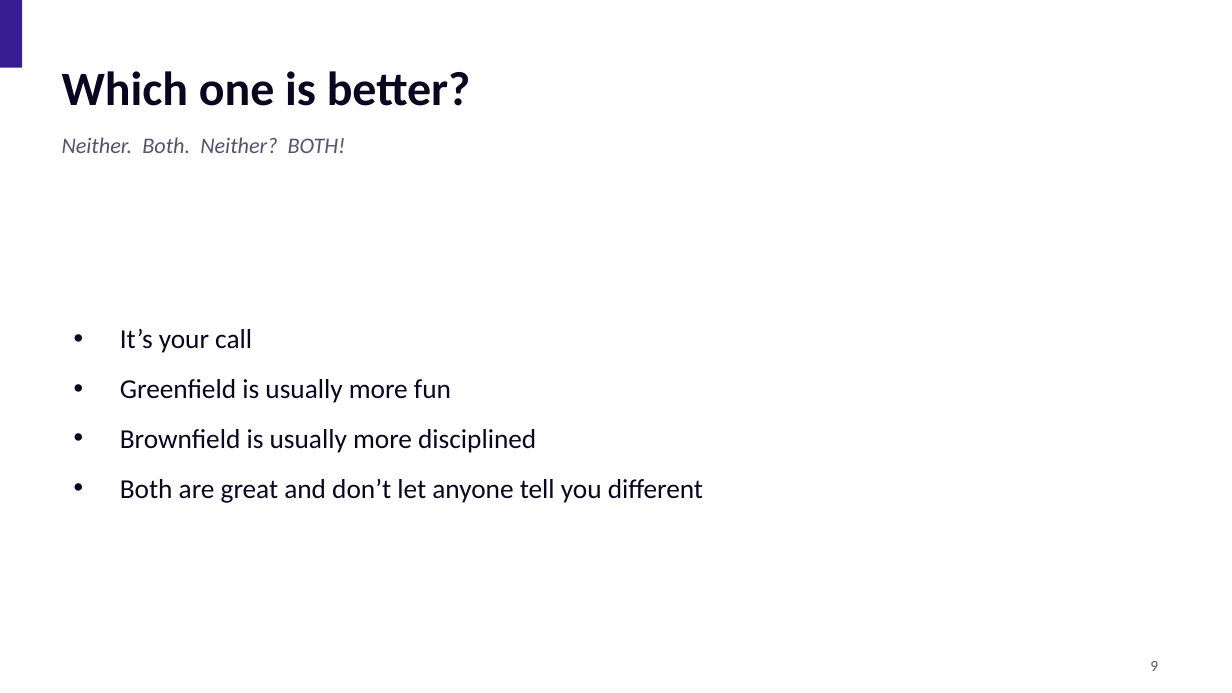
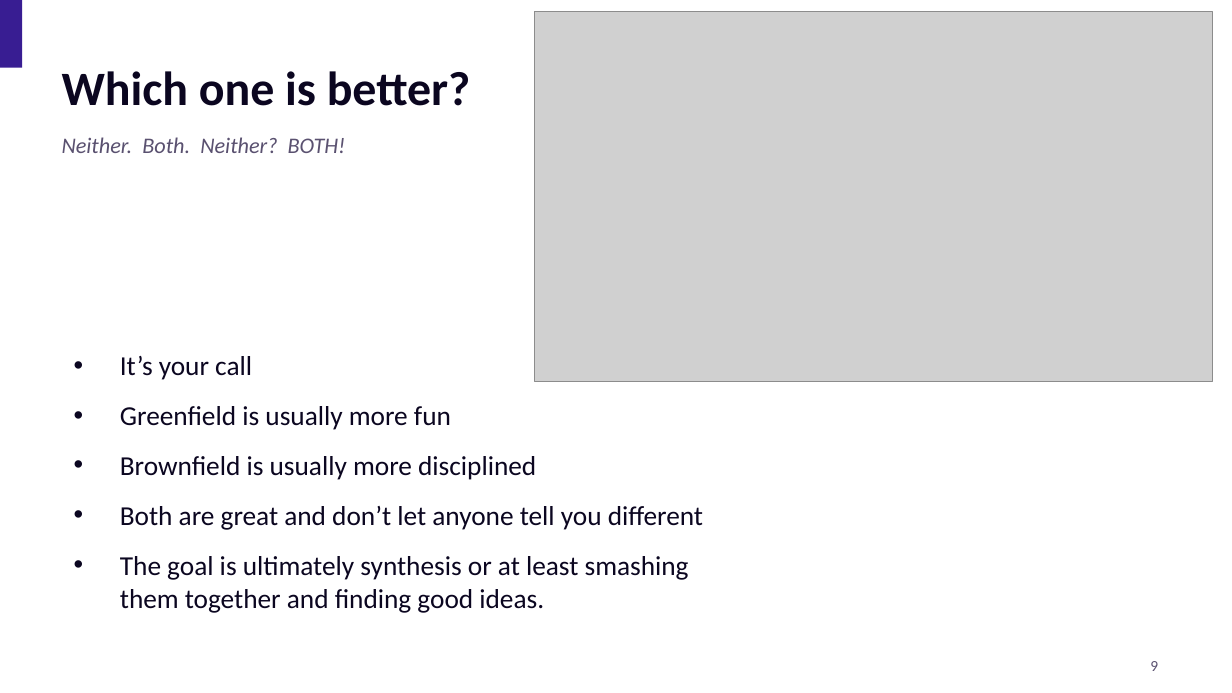
Before and after one commit to CommonDialog/Presentations, a slide deck: slide 9 of SoftEd/BrownfieldVsGreenfield/Greenfield vs Brownfield.pptx [Autosaved].pptx. Drawn at 1232x693 pixels with LibreOffice and Linux fonts; fonts in the diff are those of the drawing; grey boxes stand for pictures. Boxes give left, top, right and bottom in pixels: in the first picture for what was removed or moved away, otherwise in the second. Text is boxed around its words. In the diff, an @@ line names an element or a change of style, - is before the commit and + after.

```diff
--- a/SoftEd/BrownfieldVsGreenfield/Greenfield vs Brownfield.pptx [Autosaved].pptx
+++ b/SoftEd/BrownfieldVsGreenfield/Greenfield vs Brownfield.pptx [Autosaved].pptx
@@ picture added at box(535, 12, 1212, 382) @@
@@ text "It’s your call": place and size @@
-text "It’s your call" at box(120, 329, 703, 503)
+text "It’s your call" at box(120, 356, 703, 613)
@@ text at box(120, 556, 689, 613): paragraph added @@
+• The goal is ultimately synthesis or at least smashing them together and finding good ideas.
```
Also in this commit, not shown: 13 other slides changed.
